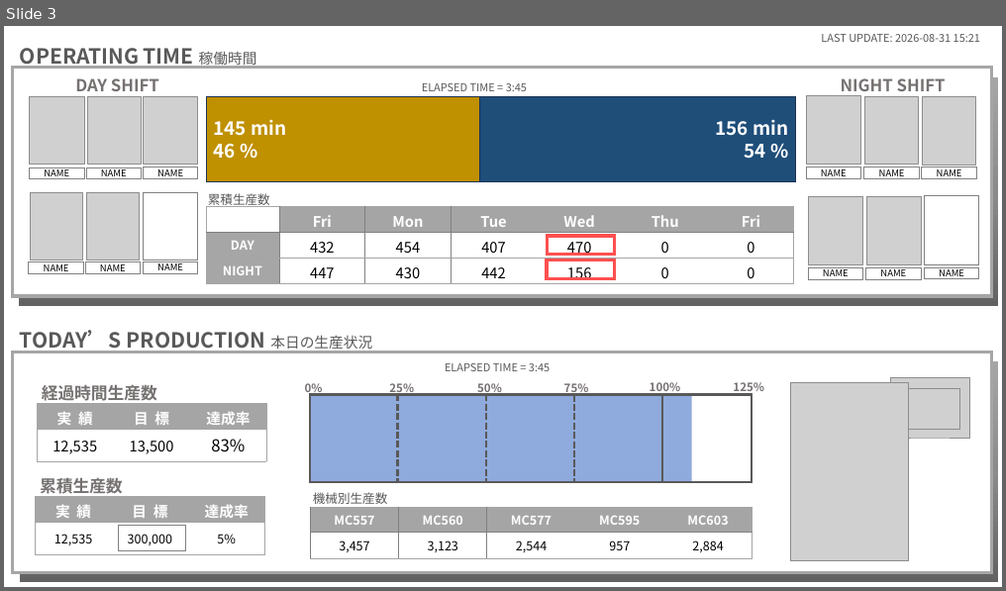
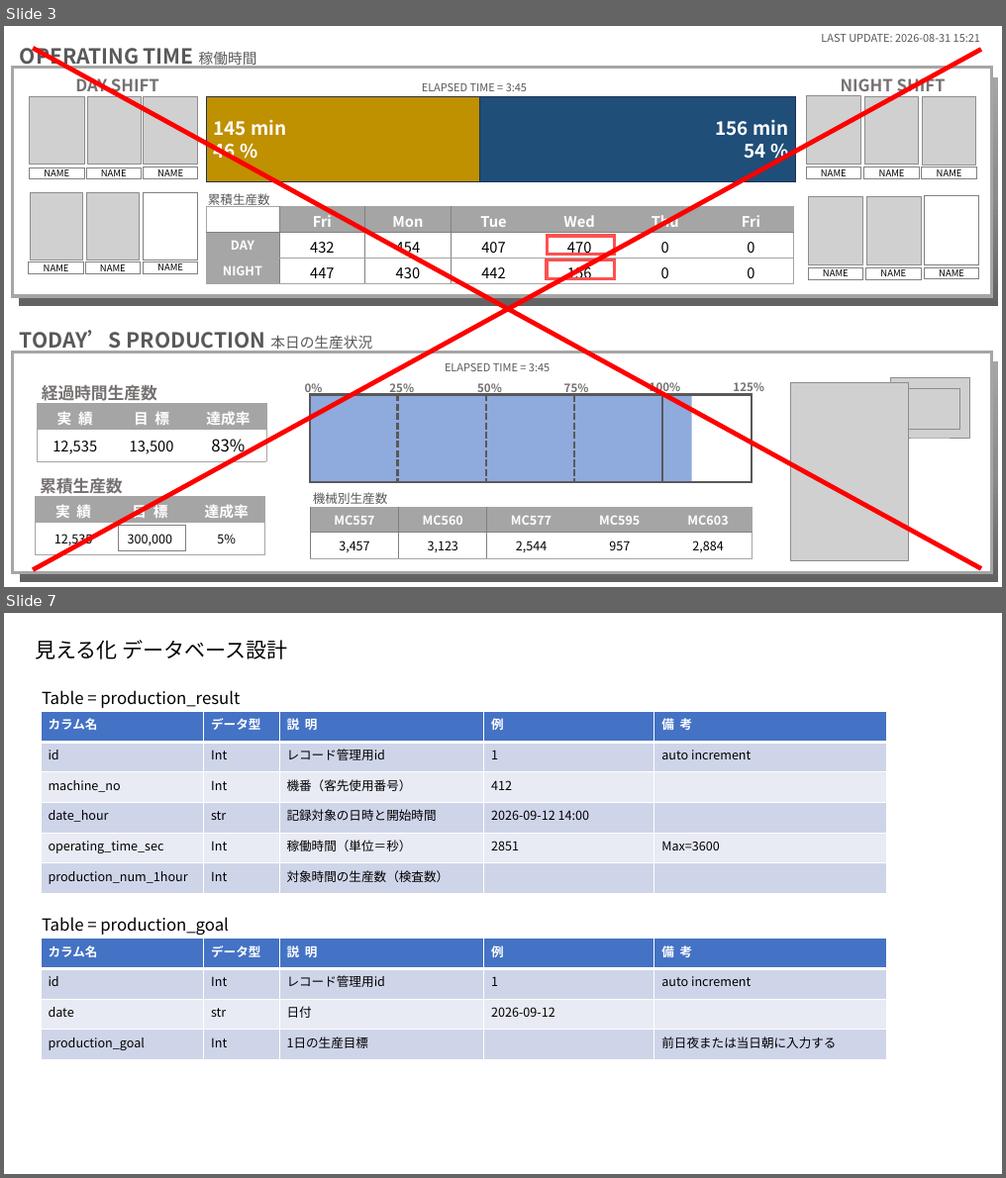
Before and after one commit to BUMZOH/body_inspect_visualize_coba, a slide deck: docs/工場見える化構想.pptx. Shown one above the other, each under a label of ours: slide 3 before the commit, slides 3 and 7 after it; the slides between them are not shown. The pictures are 1006x591 and 1006x1178 pixels, drawn with LibreOffice and Linux fonts; fonts in the diff are those of the drawing; grey boxes stand for pictures. Boxes give left, top, right and bottom in pixels: in the first picture for what was removed or moved away, otherwise in the second. Text is boxed around its words. In the diff, an @@ line names an element or a change of style, - is before the commit and + after.

Commit message:
工場見える化構想.pptxの追記

```diff
--- a/docs/工場見える化構想.pptx
+++ b/docs/工場見える化構想.pptx
@@ slide 7 added at (4, 613, 1002, 1174), background #FFFFFF @@
@@ text added at (35, 640, 288, 660), 20 pt, text #000000 @@
+見える化 データベース設計
@@ text added at (42, 690, 240, 708), 16 pt, text #000000 @@
+Table = production_result
@@ table added at (41, 712, 887, 894), 6 rows, 5 columns @@
+カラム名 | データ型 | 説 明 | 例 | 備 考
+id | Int | レコード管理用id | 1 | auto increment
+machine_no | Int | 機番（客先使用番号） | 412 | 
+date_hour | str | 記録対象の日時と開始時間 | 2026-09-12 14:00 | 
+operating_time_sec | Int | 稼働時間（単位＝秒） | 2851 | Max=3600
+production_num_1hour | Int | 対象時間の生産数（検査数） |  | 
@@ table added at (41, 939, 887, 1059), 4 rows, 5 columns @@
+カラム名 | データ型 | 説 明 | 例 | 備 考
+id | Int | レコード管理用id | 1 | auto increment
+date | str | 日付 | 2026-09-12 | 
+production_goal | Int | 1日の生産目標 |  | 前日夜または当日朝に入力する
@@ text added at (42, 917, 229, 935), 16 pt, text #000000 @@
+Table = production_goal
@@ slide 3 changed as well @@
@@ line added from (33, 570) to (982, 49), #FF0000 4.5 pt @@
@@ line added from (33, 48) to (982, 569), #FF0000 4.5 pt @@
```
Also in this commit, not shown: 2 other slides changed, 4 other slides added, 1 other file.
